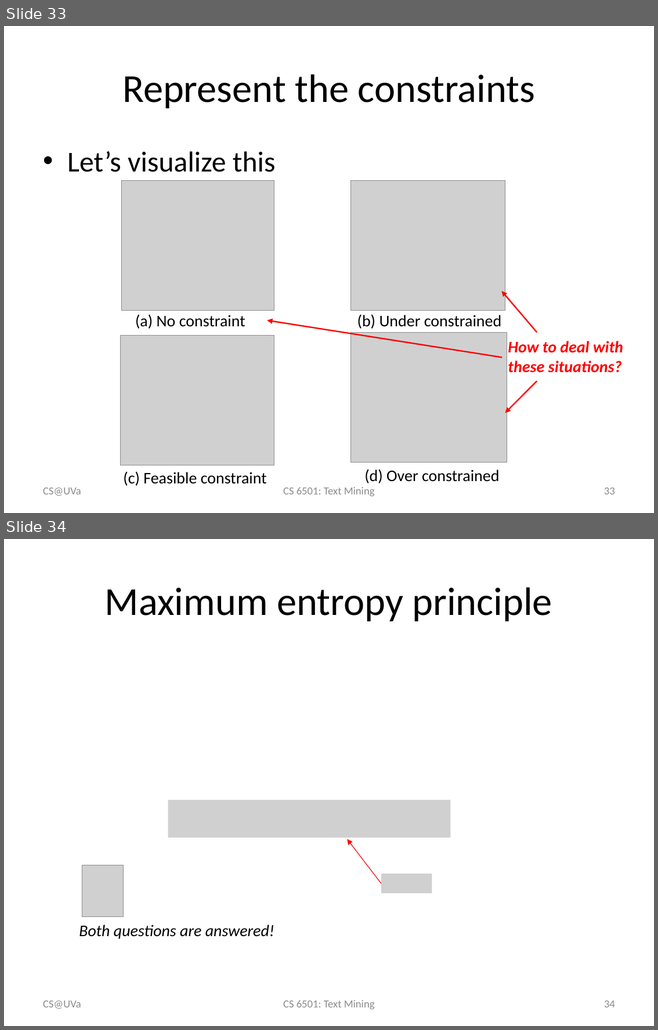
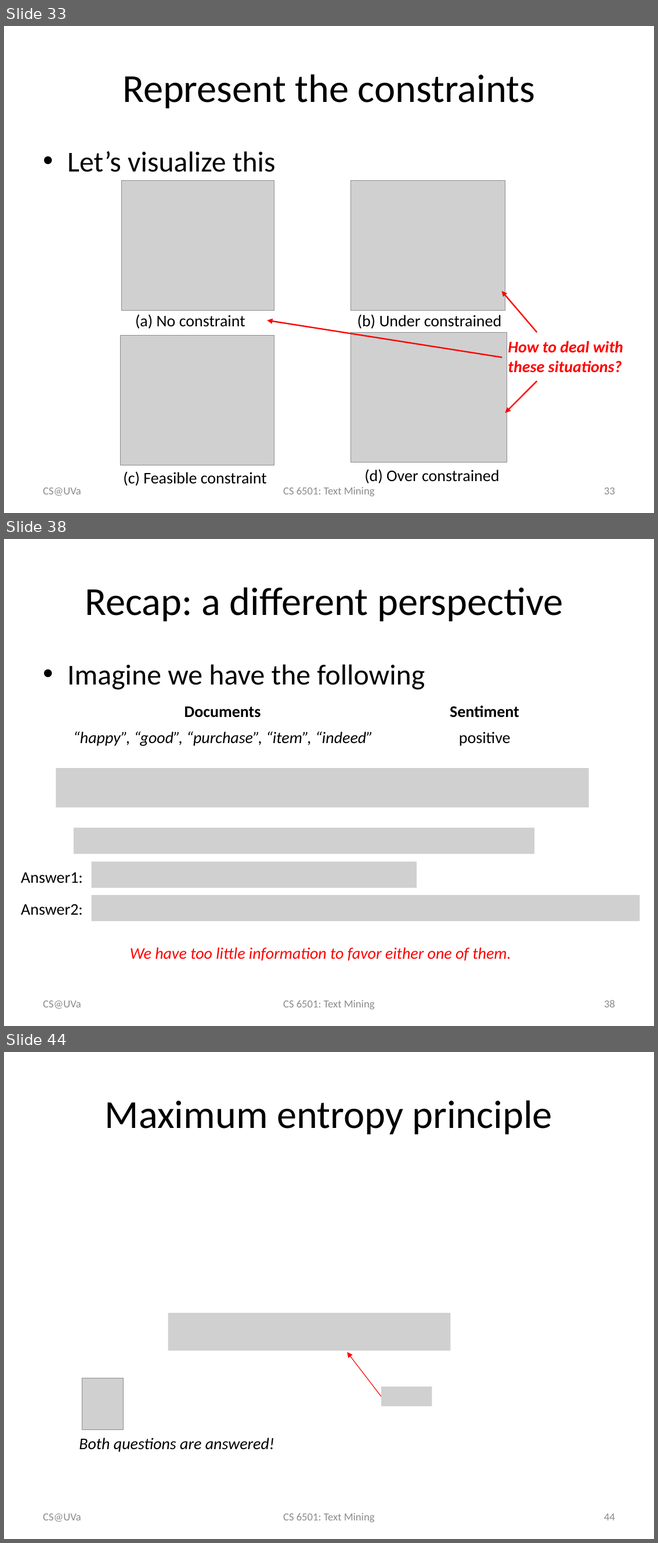
Before and after one commit to wang296/CS6501-Text-Mining, a slide deck: docs/Logistic Regression.pptx. Shown one above the other, each under a label of ours: slides 33 and 34 before the commit, slides 33, 38 and 44 after it; the slides between them are not shown. The pictures are 658x1030 and 658x1543 pixels, drawn with LibreOffice and Linux fonts; fonts in the diff are those of the drawing; grey boxes stand for pictures. Boxes give left, top, right and bottom in pixels: in the first picture for what was removed or moved away, otherwise in the second. Text is boxed around its words. In the diff, an @@ line names an element or a change of style, - is before the commit and + after.

```diff
--- a/docs/Logistic Regression.pptx
+++ b/docs/Logistic Regression.pptx
@@ slide 38 added at [4,539,654,1026], background #FFFFFF @@
@@ title added at [85,587,563,621], 44 pt, text #000000 @@
+Recap: a different perspective
@@ text added at [67,664,424,690], 32 pt, text #000000 @@
+• Imagine we have the following
@@ text added at [184,707,261,718], 18 pt, text #000000, bold @@
+Documents
@@ text added at [449,705,519,718], 18 pt, text #000000, bold @@
+Sentiment
@@ text added at [73,732,373,746], 18 pt, text #000000, italic @@
+“happy”, “good”, “purchase”, “item”, “indeed”
@@ text added at [459,732,510,746], 18 pt, text #000000 @@
+positive
@@ picture added at [56,768,589,808] @@
@@ picture added at [74,828,534,854] @@
@@ picture added at [91,862,416,888] @@
@@ text added at [21,873,83,884], 18 pt, text #000000 @@
+Answer1:
@@ picture added at [91,895,639,921] @@
@@ text added at [21,904,83,915], 18 pt, text #000000 @@
+Answer2:
@@ text added at [130,947,510,961], 18 pt, text #FF0000, italic @@
+We have too little information to favor either one of them.
@@ text added at [43,1001,81,1009], 12 pt, text #8C8C8C @@
+CS@UVa
@@ text added at [283,1000,375,1009], 12 pt, text #8C8C8C @@
+CS 6501: Text Mining
@@ page number added at [604,1000,615,1008], 12 pt, text #8C8C8C @@
+38
@@ what was slide 34 is now slide 44 @@
@@ page number at [604,1514,615,1521]: text changed @@
-34
+44
```
Also in this commit, not shown: 9 other slides added, 1 slide removed, 2 other files.
